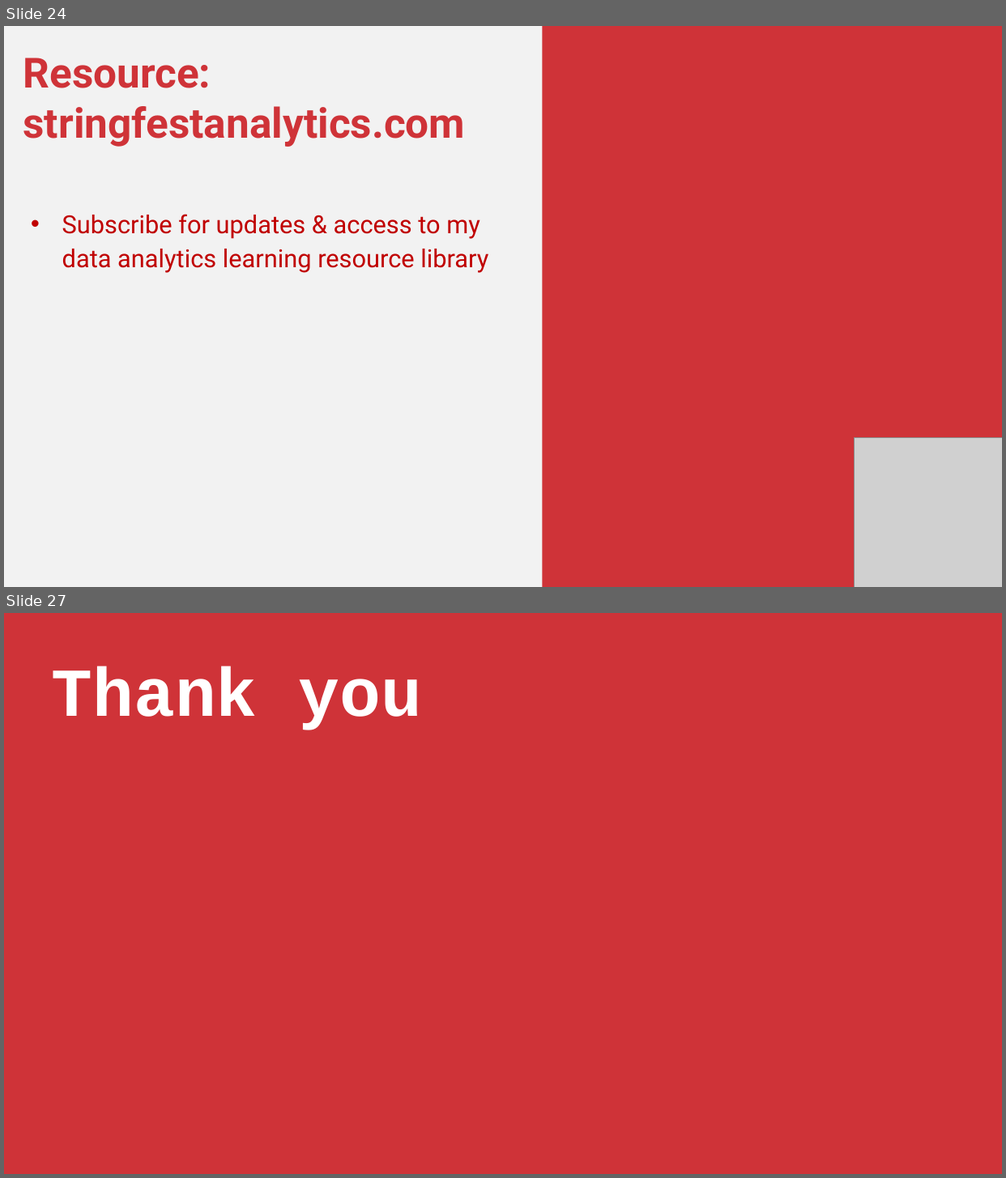
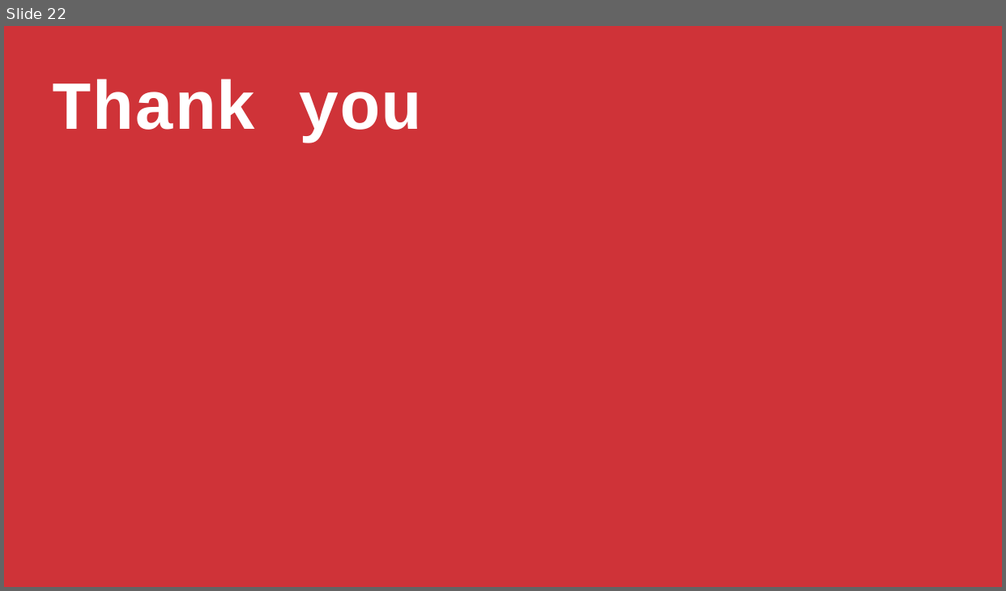
Before and after one commit to stringfestdata/power-automate-for-excel-masterclass, a slide deck: power-automate-for-excel-masterclass.pptx. Shown one above the other, each under a label of ours: slides 24 and 27 before the commit, slide 22 after it; the slides between them are not shown. The pictures are 1006x1178 and 1006x591 pixels, drawn with LibreOffice and Linux fonts; fonts in the diff are those of the drawing; grey boxes stand for pictures. Boxes give left, top, right and bottom in pixels: in the first picture for what was removed or moved away, otherwise in the second. Text is boxed around its words. In the diff, an @@ line names an element or a change of style, - is before the commit and + after.

```diff
--- a/power-automate-for-excel-masterclass.pptx
+++ b/power-automate-for-excel-masterclass.pptx
@@ slide 24 removed at (4, 26, 1002, 587), background #F2F2F2 @@
@@ rectangle removed at (542, 26, 1002, 587) @@
@@ text removed at (23, 58, 488, 273) @@
-Resource: stringfestanalytics.com
-• Subscribe for updates & access to my data analytics learning resource library
@@ picture removed at (854, 437, 1002, 587) @@
@@ what was slide 27 is now slide 22 @@
```
Also in this commit, not shown: 7 slides changed, 3 slides added, 7 other slides removed, 7 other files.
